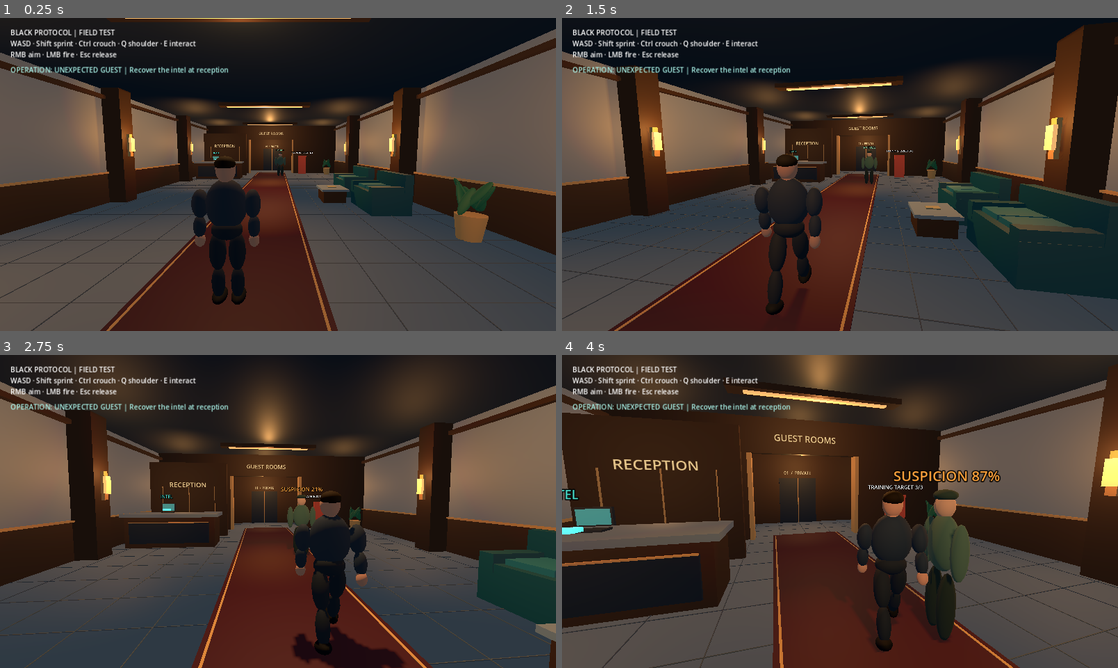
Above: before the commit, frames 1-4 (two rows, left to right).
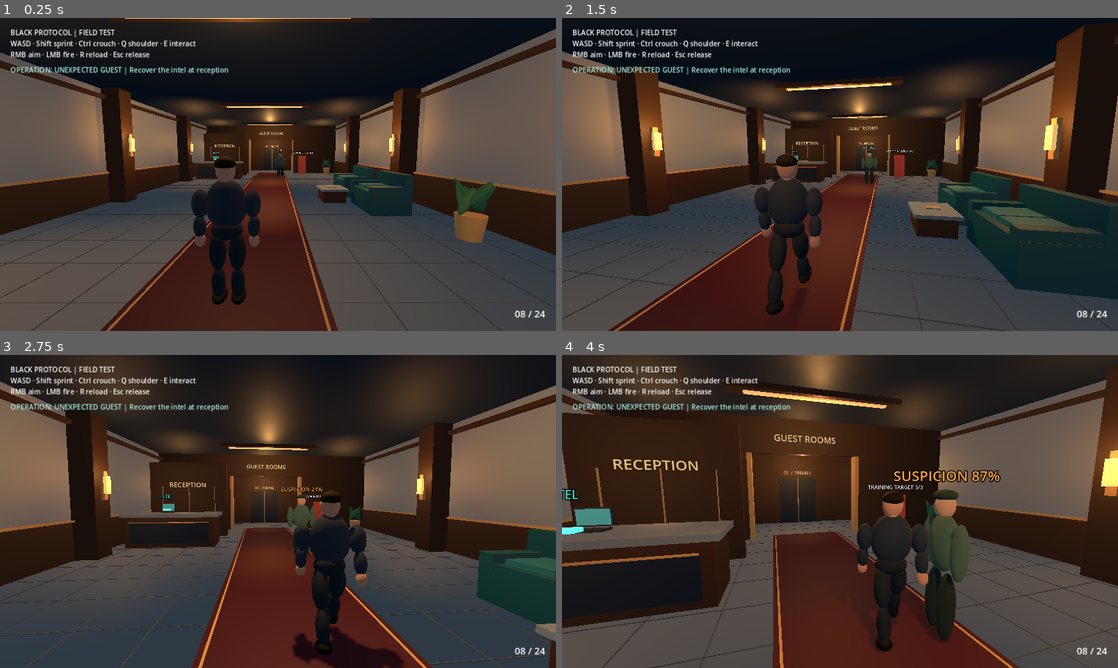
Above: after the commit, the same moments.

Repository: evilsysadmin/ShadowOps-black-protocol
Game: Godot game, scene res://scenes/hotel.tscn
The game is run twice, just before and just after one commit, with the same random seed, the same clock (stepped at 60 frames per second) and the same inputs.
Inputs (mouse positions are in pixels of both pictures, inside the frame that each line leads up to):
- Up to frame 1 (0.25 s): no input
- Up to frame 2 (1.5 s): tap Enter at 0.5 s; move the mouse to (867, 174) at 0.52 s; hold W from 0.53 s (still down); tap R at 0.6, 1.35 s; click (867, 174) at 0.67 s; move the mouse to (812, 174) at 1.27 s; click (812, 174) at 1.42 s
- Up to frame 3 (2.75 s): keep holding W; move the mouse to (289, 505) at 2.02 s; tap Q at 2.1 s; click (289, 505) at 2.17 s; tap R at 2.3 s
- Up to frame 4 (4 s): keep holding W; move the mouse to (834, 517) at 2.77 s; tap Ctrl at 2.85 s; click (834, 517) at 2.92 s; tap R at 3.05, 3.8 s; move the mouse to (878, 514) at 3.52 s; hold Shift from 3.53 s (still down); click (878, 514) at 3.67 s

The runs differ from the first frame. In frame 1, 0.2% of the frame differs, in the area x 14-99%, y 10-96%; in frame 2, 0.2%; in frame 3, 0.2%; in frame 4, 0.2%.

Commit message:
feat: finite ammunition and reload state

Diff:
--- a/scripts/agent.gd
+++ b/scripts/agent.gd
@@ -59,7 +59,7 @@
 	add_child(hud)
 	var label := Label.new()
 	label.position = Vector2(24, 22)
-	label.text = "BLACK PROTOCOL | FIELD TEST\nWASD · Shift sprint · Ctrl crouch · Q shoulder · E interact\nRMB aim · LMB fire · Esc release"
+	label.text = "BLACK PROTOCOL | FIELD TEST\nWASD · Shift sprint · Ctrl crouch · Q shoulder · E interact\nRMB aim · LMB fire · R reload · Esc release"
 	hud.add_child(label)
 	Input.mouse_mode = Input.MOUSE_MODE_CAPTURED
 
@@ -108,6 +108,8 @@
 	if event is InputEventKey and event.pressed and not event.echo:
 		if event.keycode == KEY_ESCAPE:
 			Input.mouse_mode = Input.MOUSE_MODE_VISIBLE
+		elif event.physical_keycode == KEY_R and Input.mouse_mode == Input.MOUSE_MODE_CAPTURED:
+			combat.request_reload()
 		elif event.physical_keycode == KEY_Q:
 			shoulder *= -1.0
 	elif event is InputEventMouseButton and event.pressed and event.button_index == MOUSE_BUTTON_LEFT:
--- a/scripts/combat.gd
+++ b/scripts/combat.gd
@@ -6,6 +6,13 @@
 var pending := false
 var cooldown := 0.0
 var feedback_time := 0.0
+const MAGAZINE_SIZE := 8
+const RELOAD_DURATION := 1.25
+var rounds := MAGAZINE_SIZE
+var reserve := 24
+var reload_remaining := 0.0
+var ammo_label: Label
+var reload_requested := false
 
 func _ready() -> void:
 	agent = get_parent() as CharacterBody3D
@@ -29,21 +36,62 @@
 	feedback.position = Vector2(24, 150)
 	feedback.mouse_filter = Control.MOUSE_FILTER_IGNORE
 	hud.add_child(feedback)
+	ammo_label = Label.new()
+	ammo_label.mouse_filter = Control.MOUSE_FILTER_IGNORE
+	hud.add_child(ammo_label)
+	ammo_label.set_anchors_and_offsets_preset(Control.PRESET_BOTTOM_RIGHT)
+	ammo_label.offset_left = -240
+	ammo_label.offset_right = -24
+	ammo_label.offset_top = -55
+	ammo_label.offset_bottom = -20
+	ammo_label.horizontal_alignment = HORIZONTAL_ALIGNMENT_RIGHT
+	ammo_label.add_theme_font_size_override("font_size", 22)
+	update_ammo()
 
 func request_shot() -> void:
 	pending = true
+
+func request_reload() -> void:
+	reload_requested = true
+
+func update_ammo() -> void:
+	ammo_label.text = "%02d / %02d" % [rounds, reserve]
+	if reload_remaining > 0.0:
+		ammo_label.text += "  RELOADING"
 
 func _physics_process(delta: float) -> void:
 	cooldown = maxf(0.0, cooldown - delta)
 	feedback_time = maxf(0.0, feedback_time - delta)
 	if feedback_time <= 0.0:
 		feedback.text = ""
+	var active := bool(agent.get("controls_enabled"))
 	var aiming: bool = agent.get("aiming")
-	reticle.visible = aiming
-	if pending and aiming and cooldown <= 0.0:
-		fire()
-		cooldown = 0.28
+	reticle.visible = aiming and active
+	if not active:
+		pending = false
+		reload_requested = false
+		reload_remaining = 0.0
+		update_ammo()
+		return
+	if reload_remaining > 0.0:
+		reload_remaining = maxf(0.0, reload_remaining - delta)
+		if reload_remaining <= 0.0:
+			var transferred := mini(MAGAZINE_SIZE - rounds, reserve)
+			rounds += transferred
+			reserve -= transferred
+	elif reload_requested and rounds < MAGAZINE_SIZE and reserve > 0:
+		reload_remaining = RELOAD_DURATION
+	elif pending and aiming and cooldown <= 0.0:
+		if rounds > 0:
+			rounds -= 1
+			fire()
+			cooldown = 0.28
+		else:
+			feedback.text = "EMPTY — R TO RELOAD" if reserve > 0 else "NO AMMO"
+			feedback_time = 0.65
 	pending = false
+	reload_requested = false
+	update_ammo()
 
 func fire() -> void:
 	var camera: Camera3D = agent.get("camera")
